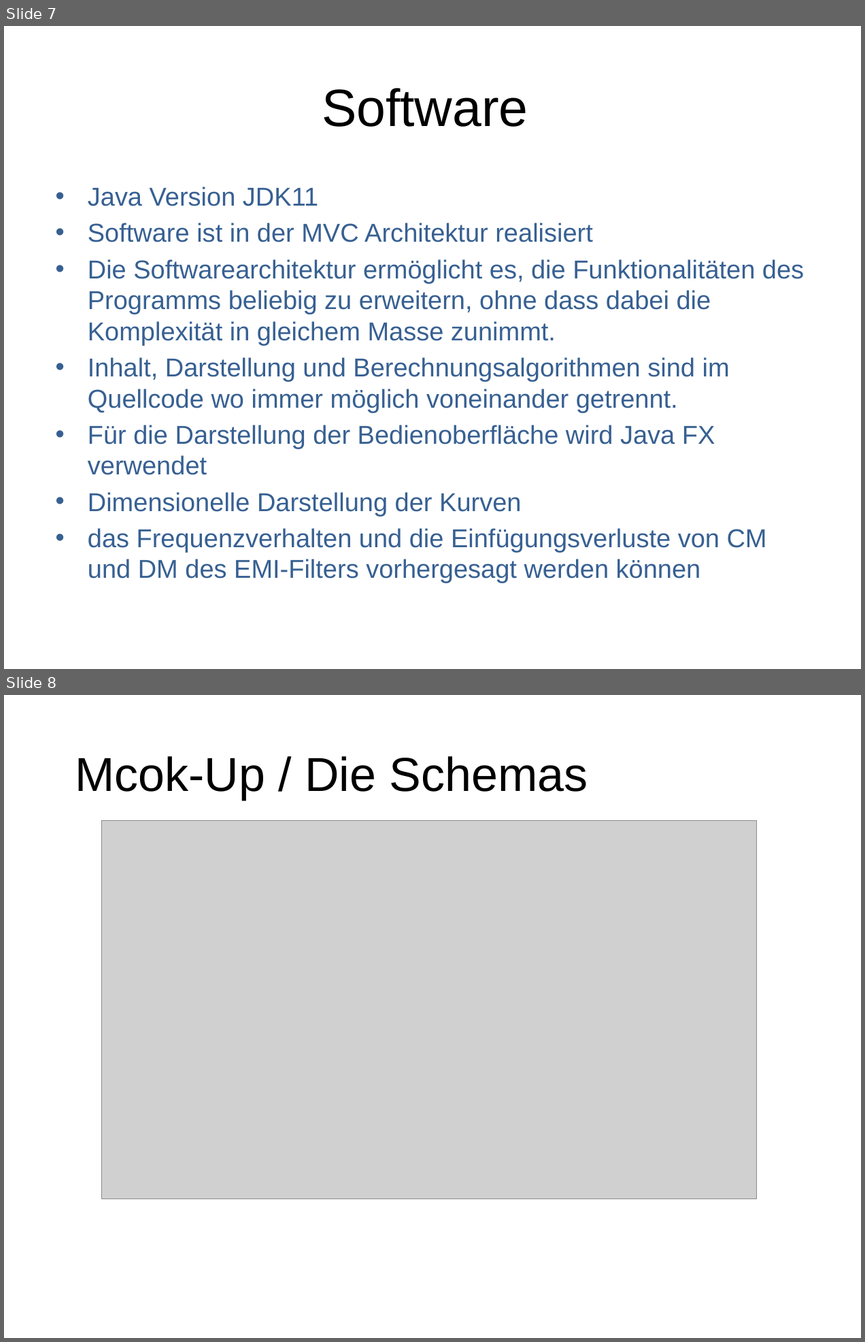
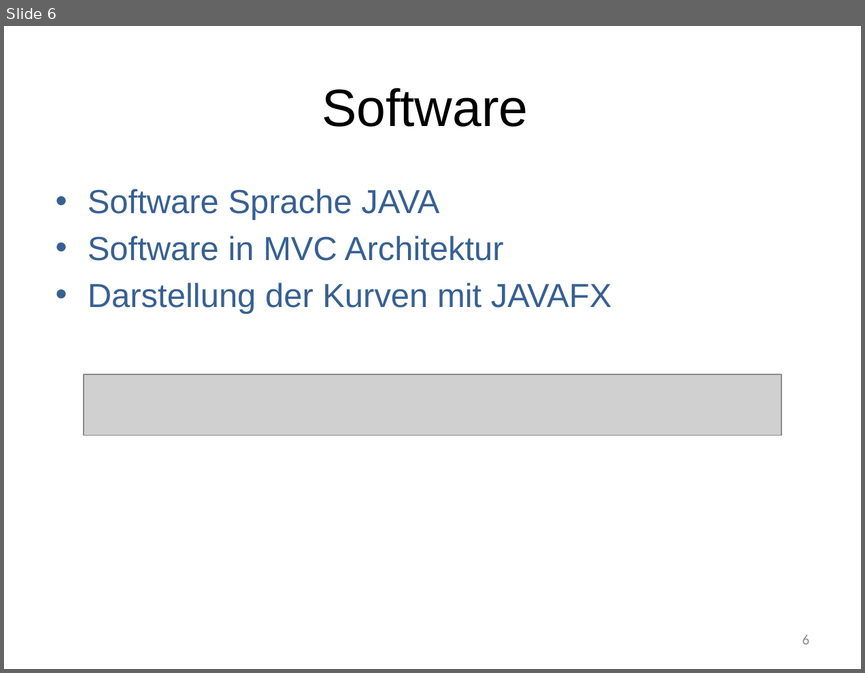
Before and after one commit to marinataborda/P2Organisation, a slide deck: Präsentationen/ZwischenPresäntation.pptx. Shown one above the other, each under a label of ours: slides 7 and 8 before the commit, slide 6 after it. The pictures are 865x1342 and 865x673 pixels, drawn with LibreOffice and Linux fonts; fonts in the diff are those of the drawing; grey boxes stand for pictures. Boxes give left, top, right and bottom in pixels: in the first picture for what was removed or moved away, otherwise in the second. Text is boxed around its words. In the diff, an @@ line names an element or a change of style, - is before the commit and + after.

```diff
--- a/Präsentationen/ZwischenPresäntation.pptx
+++ b/Präsentationen/ZwischenPresäntation.pptx
@@ slide 8 removed at bbox=[4, 695, 861, 1338], background #FFFFFF @@
@@ text removed at bbox=[75, 756, 588, 800] @@
-Mcok-Up / Die Schemas
@@ picture removed at bbox=[102, 821, 756, 1199] @@
@@ what was slide 7 is now slide 6 @@
@@ slide 6 changed as well @@
@@ text at bbox=[88, 189, 612, 314]: text changed; size 21.7 to 28 pt @@
-• Java Version JDK11
-• Software ist in der MVC Architektur realisiert
-• Die Softwarearchitektur ermöglicht es, die Funktionalitäten des Programms beliebig zu erweitern, ohne dass dabei die Komplexität in gleichem Masse zunimmt.
-• Inhalt, Darstellung und Berechnungsalgorithmen sind im Quellcode wo immer möglich voneinander getrennt.
-• Für die Darstellung der Bedienoberfläche wird Java FX verwendet
-• Dimensionelle Darstellung der Kurven
-• das Frequenzverhalten und die Einfügungsverluste von CM und DM des EMI-Filters vorhergesagt werden können
+• Software Sprache JAVA
+• Software in MVC Architektur
+• Darstellung der Kurven mit JAVAFX
@@ picture added at bbox=[84, 374, 781, 435] @@
@@ page number added at bbox=[802, 635, 810, 644], 12 pt, text #8C8C8C @@
+6
```
Also in this commit, not shown: 6 other slides changed, 12 slides added, 6 other slides removed, 2 other files.
